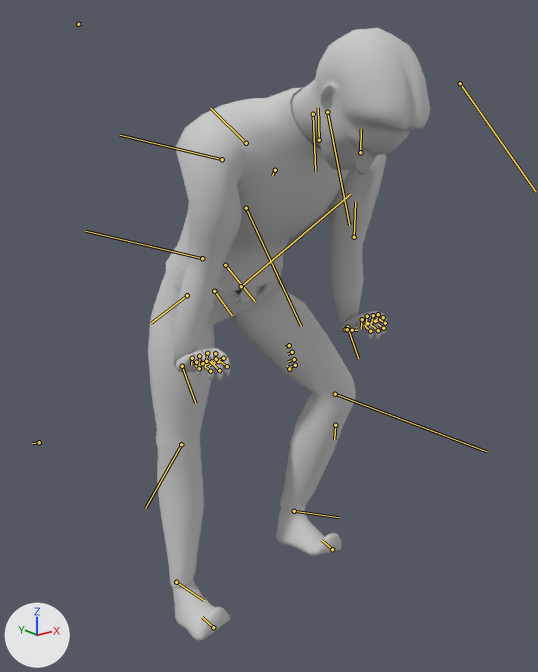
The FBX model work/이혜빈/사람/Char_Climbing_Top.FBX: old version first, new version second.
Camera for both pictures: a 50 mm lens placed at (-1.139, -1.569, 2.313), pointed at (0.046, -0.088, 1.721). Every picture has the same lights, and +X, +Y and +Z are marked at lower left. Both versions are drawn at frame 17 of the action 'Take 001'; the numbers are the values there. The bones that bend it are drawn over the model as lines.

Names of what the first picture shows: 'char_head_low1'.
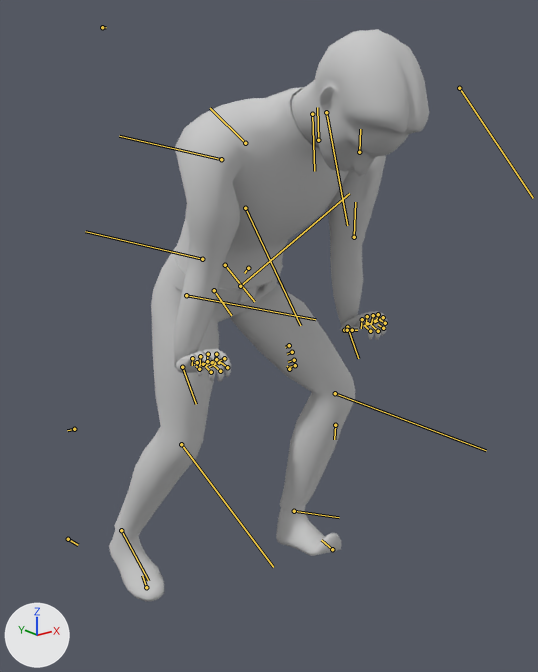
Pixel boxes (x1, y1, x2, y2) of what changed, in the pictures (538 x 672 px):
```json
{"object": "char_head_low1", "change": "posed", "before": [148, 27, 430, 642], "after": [109, 29, 429, 601], "on screen": "13% wider, 7% shorter"}
{"bone": "Bip001 R Clavicle", "before": "(246, 143) to (210, 108)", "after": "(245, 143) to (210, 108)"}
{"bone": "Bip001 R Thigh", "before": "(187, 295) to (150, 323)", "after": "(186, 295) to (315, 319)"}
{"bone": "Bip001 R Calf", "before": "(181, 444) to (145, 508)", "after": "(181, 444) to (273, 567)"}
{"bone": "Bip001 R Foot", "before": "(176, 582) to (204, 600)", "after": "(121, 530) to (148, 580)"}
{"bone": "Bip001 R Toe0", "before": "(213, 627) to (202, 617)", "after": "(146, 587) to (142, 575)"}
```

The change, as JSON lines over the scene's bpy script:
```json
{"block": "bone_rig_object", "where": "bone_rig_object = bpy.data.objects['Bip001']  # the whole rig 'Bip001'"}
{"op": "set", "path": "bone_rig_object.location", "old": "(0.0, 0.094, 1.816)", "new": "(0.0, 0.096, 1.816)"}
{"block": "bone_bip001_r_clavicle", "where": "bone_bip001_r_clavicle = bpy.data.objects['Bip001'].pose.bones['Bip001 R Clavicle']  # child of 'Bip001 Neck'"}
{"op": "set", "path": "bone_bip001_r_clavicle.location", "old": "(-0.1, -3.2, 0.3)", "new": "(-0.1, -3.4, 0.3)"}
{"op": "set", "path": "bone_bip001_r_clavicle.rotation_quaternion", "old": "(0.915, 0.093, 0.298, -0.255)", "new": "(0.913, 0.101, 0.3, -0.256)", "note": "degrees (1, 36, -31) -> degrees (2, 37, -31)"}
{"block": "bone_bip001_r_thigh", "where": "bone_bip001_r_thigh = bpy.data.objects['Bip001'].pose.bones['Bip001 R Thigh']  # child of 'Bip001 Spine'"}
{"op": "set", "path": "bone_bip001_r_thigh.rotation_quaternion", "old": "(0.874, 0.389, 0.145, 0.252)", "new": "(0.954, -0.069, 0.009, 0.292)", "note": "degrees (49, 3, 34) -> degrees (-7, 3, 34)"}
{"block": "bone_bip001_r_calf", "where": "bone_bip001_r_calf = bpy.data.objects['Bip001'].pose.bones['Bip001 R Calf']  # child of 'Bip001 R Thigh'"}
{"op": "set", "path": "bone_bip001_r_calf.rotation_quaternion", "old": "(1.0, 0.0, 0.0, 0.031)", "new": "(0.962, 0.0, 0.0, -0.272)", "note": "degrees (0, 0, 4) -> degrees (0, 0, -32)"}
{"block": "bone_bip001_r_foot", "where": "bone_bip001_r_foot = bpy.data.objects['Bip001'].pose.bones['Bip001 R Foot']  # child of 'Bip001 R Calf'"}
{"op": "set", "path": "bone_bip001_r_foot.rotation_quaternion", "old": "(0.918, -0.372, 0.133, -0.032)", "new": "(0.989, 0.008, 0.143, 0.022)", "note": "degrees (-45, 13, -9) -> degrees (1, 16, 3)"}
{"block": "bone_bip001_r_toe0", "where": "bone_bip001_r_toe0 = bpy.data.objects['Bip001'].pose.bones['Bip001 R Toe0']  # child of 'Bip001 R Foot'"}
{"op": "set", "path": "bone_bip001_r_toe0.rotation_quaternion", "old": "(0.829, 0.019, 0.05, 0.556)", "new": "(0.983, -0.003, 0.054, 0.178)", "note": "degrees (5, 4, 68) -> degrees (1, 6, 21)"}
```
